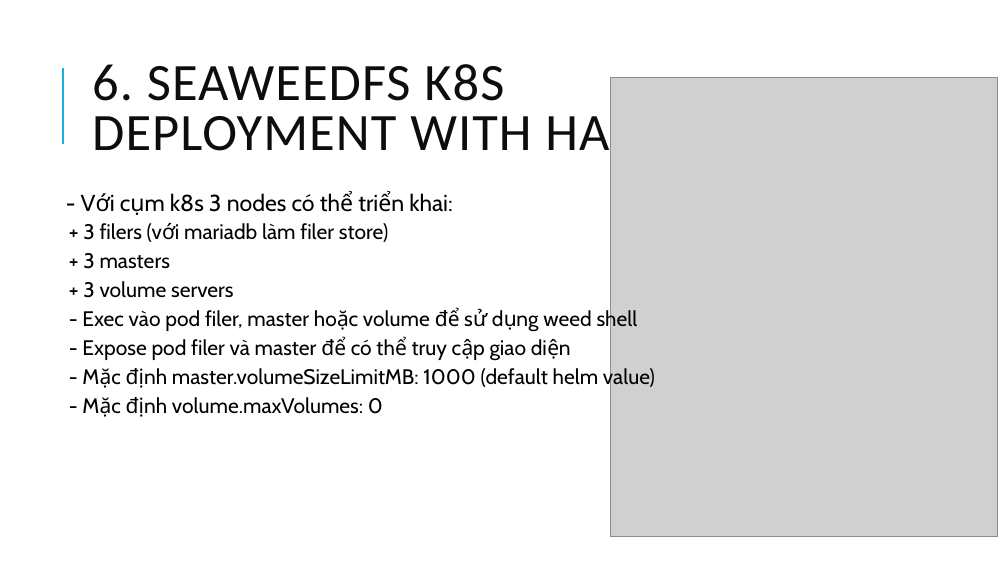
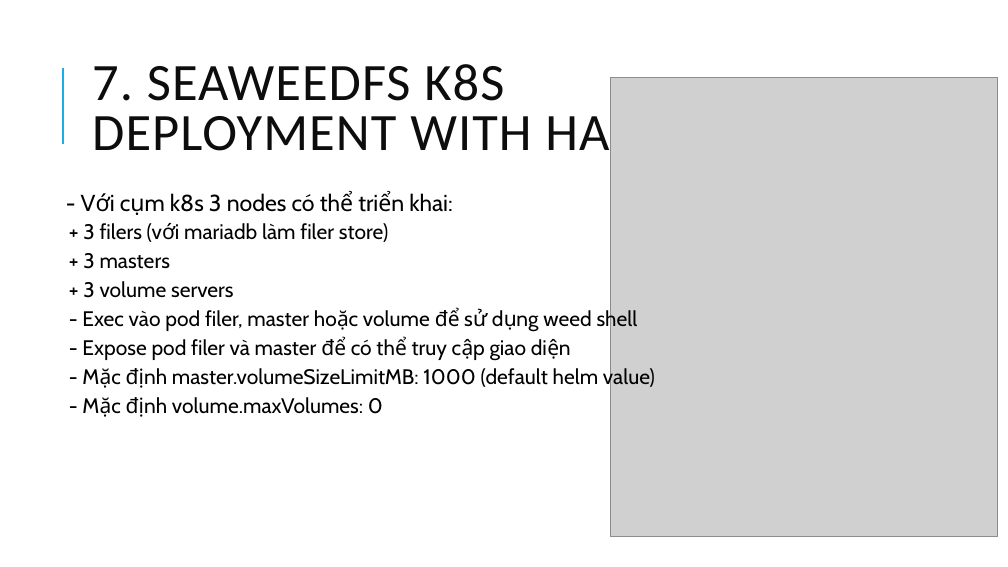
Before and after one commit to chi-org/seaweedfs-test, a slide deck: slide 15 of SeaweedFS_2.pptx (slide 14 before the commit). Drawn at 1008x567 pixels with LibreOffice and Linux fonts; fonts in the diff are those of the drawing; grey boxes stand for pictures. Boxes give left, top, right and bottom in pixels: in the first picture for what was removed or moved away, otherwise in the second. Text is boxed around its words. In the diff, an @@ line names an element or a change of style, - is before the commit and + after.

```diff
--- a/SeaweedFS_2.pptx
+++ b/SeaweedFS_2.pptx
@@ title at [92,64,609,151]: text changed @@
-6. SEAWEEDFS K8S DEPLOYMENT WITH HA
+7. SEAWEEDFS K8S DEPLOYMENT WITH HA
```
Also in this commit, not shown: 21 other slides changed, 1 slide added, 1 other file.
